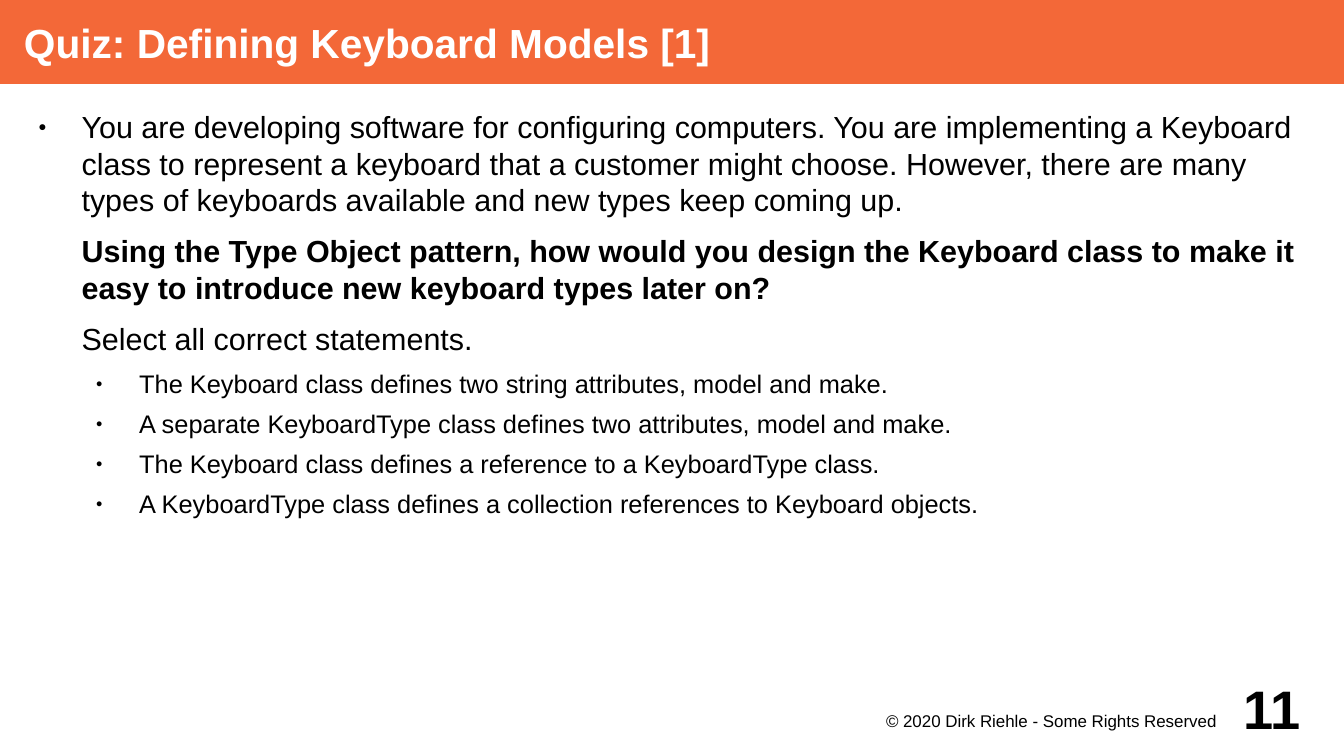
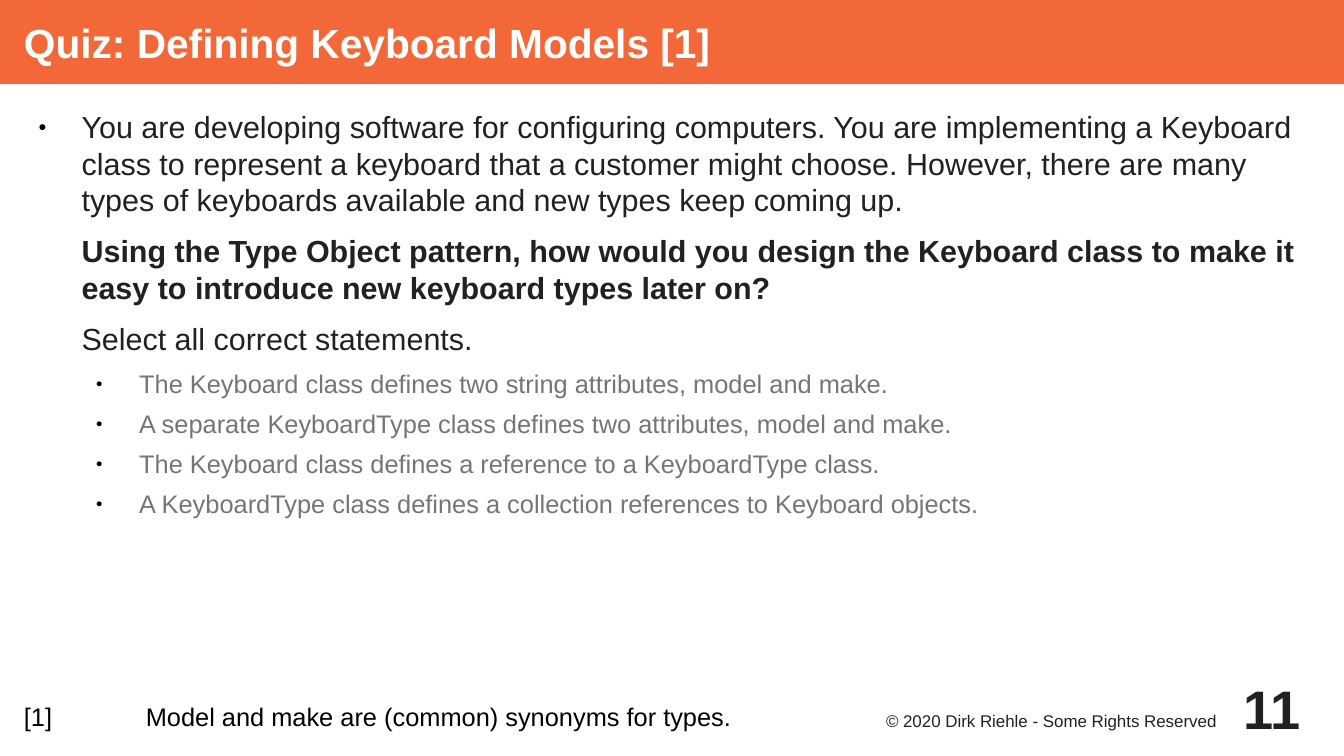
Before and after one commit to dirkriehle/adap-course, a slide deck: slide 11 of Lecture Slides/ADAP C09 - Type Objects.odp. Drawn at 1344x756 pixels with LibreOffice and Linux fonts; fonts in the diff are those of the drawing. Boxes give left, top, right and bottom in pixels: in the first picture for what was removed or moved away, otherwise in the second. Text is boxed around its words. In the diff, an @@ line names an element or a change of style, - is before the commit and + after.

```diff
--- a/Lecture Slides/ADAP C09 - Type Objects.odp
+++ b/Lecture Slides/ADAP C09 - Type Objects.odp
@@ text "You are developing software for ..." at (82, 116, 1294, 518): text colour #000000 to #212121 in "You are developing software for configuring computers. ...", "Using the Type Object pattern, how would ...", "Select all correct statements."; text colour #000000 to #757575 in "The Keyboard class defines two string attributes, ...", "A separate KeyboardType class defines two attributes, ...", "The Keyboard class defines a reference to ...", "A KeyboardType class defines a collection references ..." @@
@@ page number at (1243, 691, 1300, 729): text colour #000000 to #212121 @@
@@ text added at (24, 707, 731, 732), 15 pt, text #000000 @@
+[1] Model and make are (common) synonyms for types.
@@ text "© 2020 Dirk Riehle - ..." at (903, 714, 1216, 731): text colour #000000 to #212121 @@
```
Also in this commit, not shown: 29 other slides changed, 1 other file.
